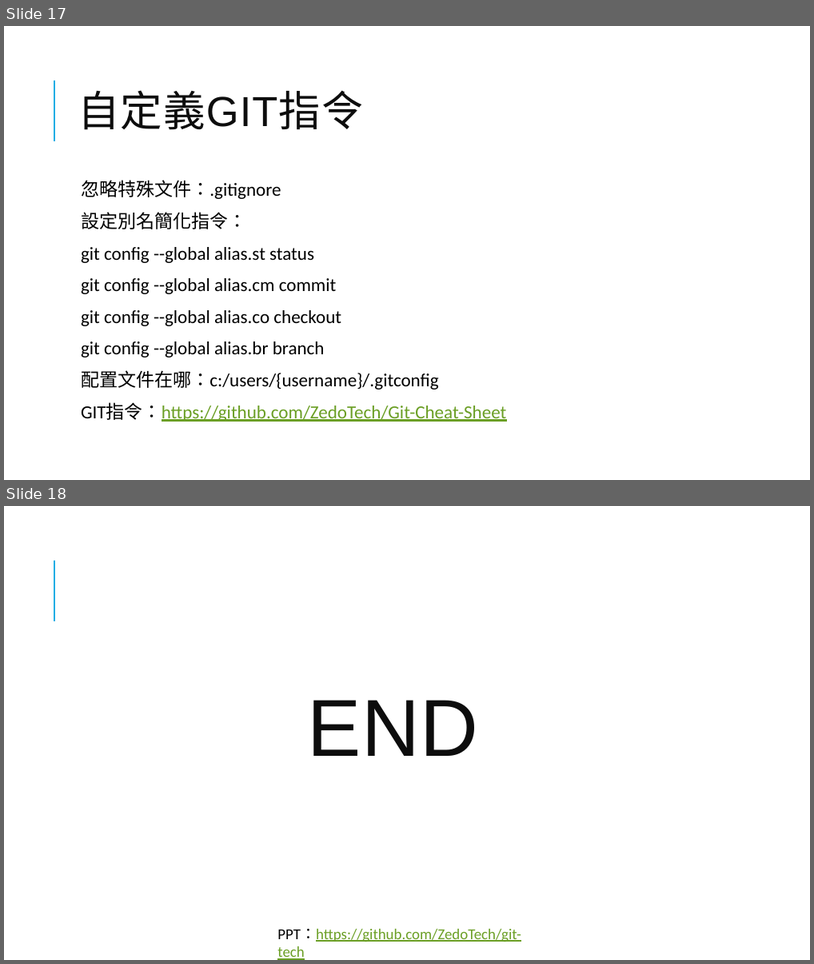
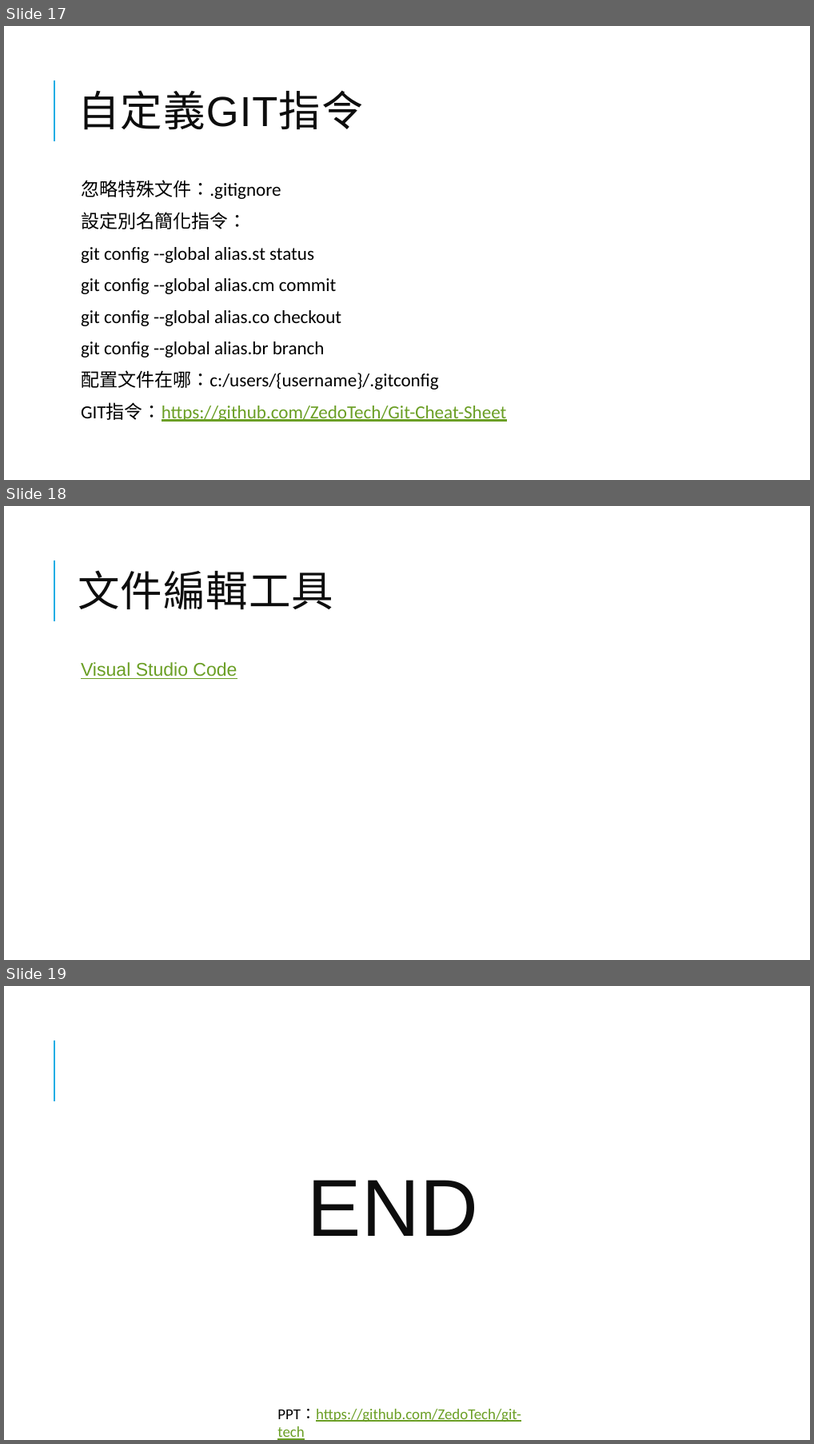
Before and after one commit to ZedoTech/git-tech, a slide deck: Git.pptx. Shown one above the other, each under a label of ours: slides 17 and 18 before the commit, slides 17, 18 and 19 after it. The pictures are 814x964 and 814x1444 pixels, drawn with LibreOffice and Linux fonts; fonts in the diff are those of the drawing. Boxes give left, top, right and bottom in pixels: in the first picture for what was removed or moved away, otherwise in the second. Text is boxed around its words. In the diff, an @@ line names an element or a change of style, - is before the commit and + after.

Commit message:
add Visual Studio Code demo page

```diff
--- a/Git.pptx
+++ b/Git.pptx
@@ slide 18 added at (4,506,810,960), background #FFFFFF; not listed: 1 template element that a slide beside it also shows @@
@@ title added at (78,570,334,610), 50 pt, text #0D0D0D @@
+文件編輯工具
@@ text added at (81,662,237,679), 22 pt, text #6B9F25, underline @@
+  Visual Studio Code
@@ what was slide 18 is now slide 19 @@
```
